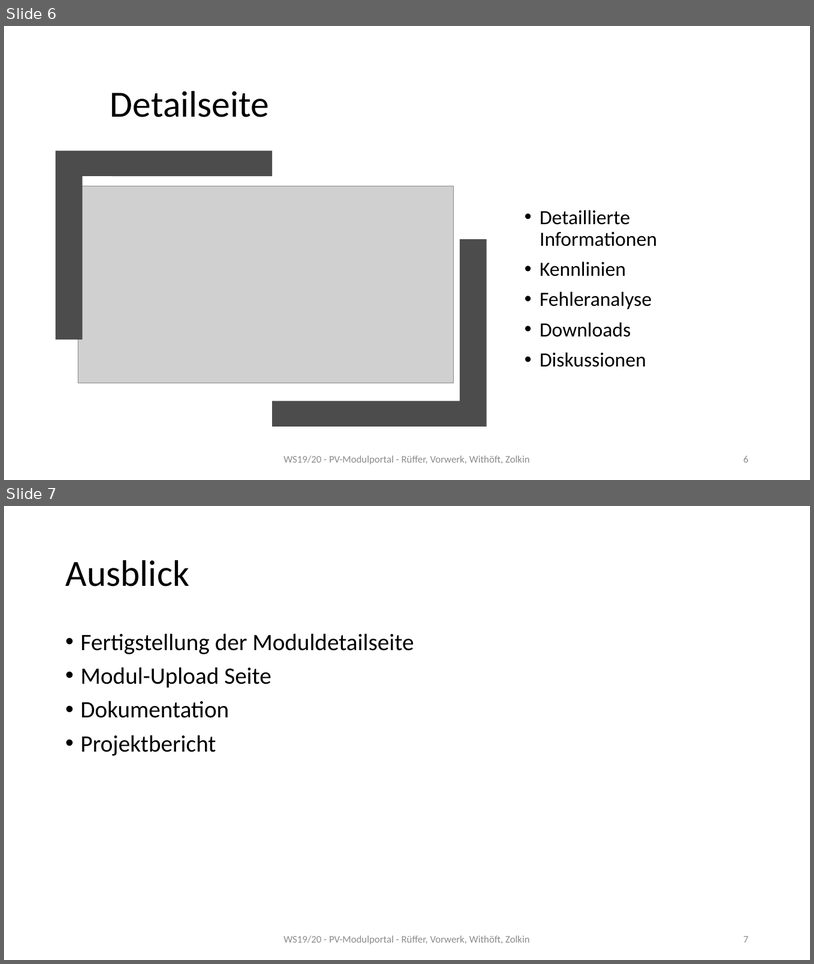
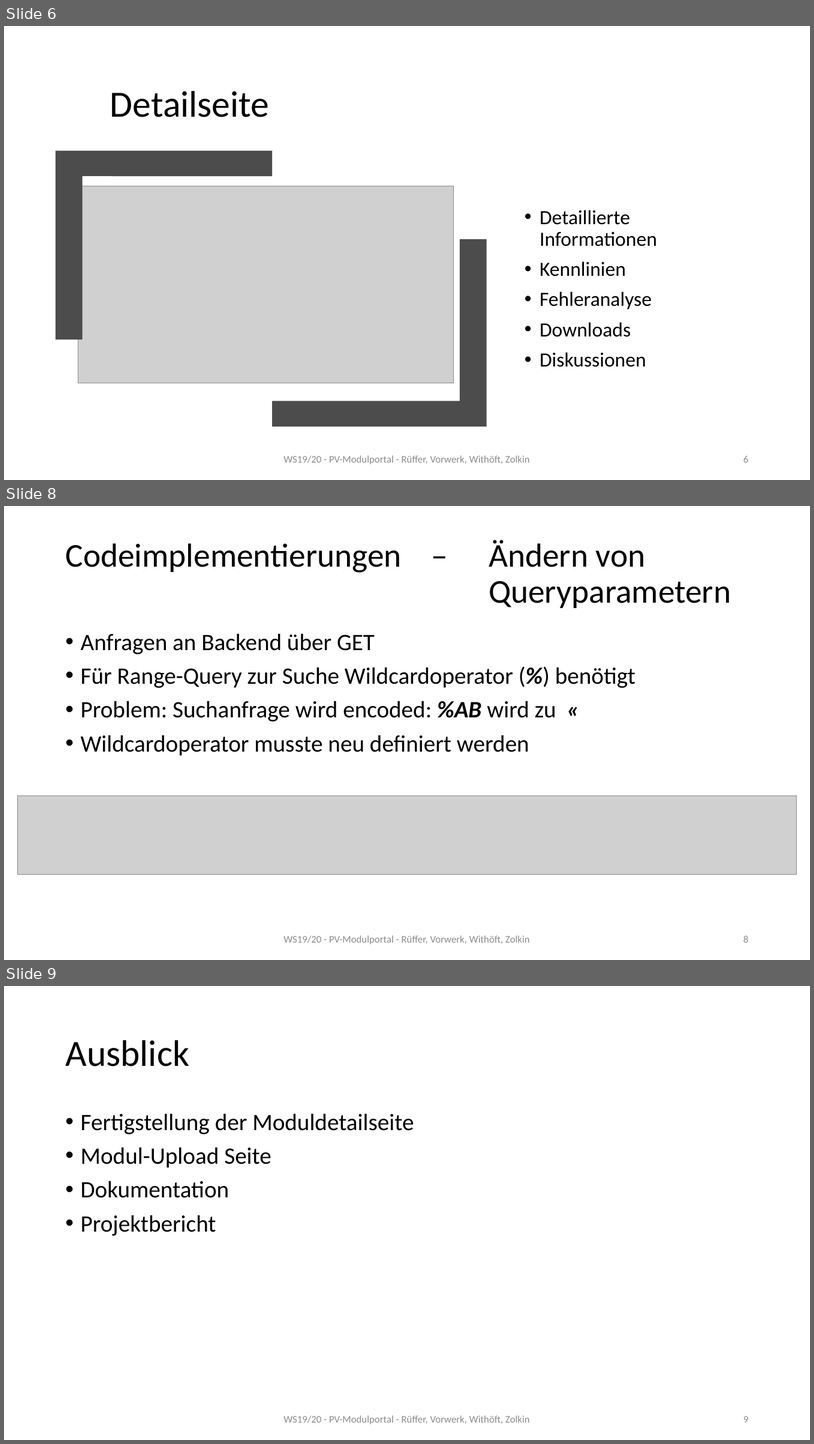
Before and after one commit to mwithoeft/Webengineering, a slide deck: docs/Seminarvortrag.pptx. Shown one above the other, each under a label of ours: slides 6 and 7 before the commit, slides 6, 8 and 9 after it; the slides between them are not shown. The pictures are 814x964 and 814x1444 pixels, drawn with LibreOffice and Linux fonts; fonts in the diff are those of the drawing; grey boxes stand for pictures. Boxes give left, top, right and bottom in pixels: in the first picture for what was removed or moved away, otherwise in the second. Text is boxed around its words. In the diff, an @@ line names an element or a change of style, - is before the commit and + after.

```diff
--- a/docs/Seminarvortrag.pptx
+++ b/docs/Seminarvortrag.pptx
@@ slide 8 added at box(4, 506, 810, 960), background #FFFFFF @@
@@ title added at box(65, 540, 731, 608), 39.6 pt, text #000000 @@
+Codeimplementierungen – Ändern von
+Queryparametern
@@ text added at box(81, 633, 636, 756), 28 pt, text #000000 @@
+• Anfragen an Backend über GET
+• Für Range-Query zur Suche Wildcardoperator (%) benötigt
+• Problem: Suchanfrage wird encoded: %AB wird zu «
+• Wildcardoperator musste neu definiert werden
@@ picture added at box(17, 796, 797, 874) @@
@@ text added at box(284, 935, 530, 944), 12 pt, text #8C8C8C @@
+WS19/20 - PV-Modulportal - Rüffer, Vorwerk, Withöft, Zolkin
@@ page number added at box(744, 935, 749, 942), 12 pt, text #8C8C8C @@
+8
@@ what was slide 7 is now slide 9 @@
@@ page number at box(744, 1416, 749, 1422): text changed @@
-7
+9
```
Also in this commit, not shown: 1 slide changed, 1 other slide added.
